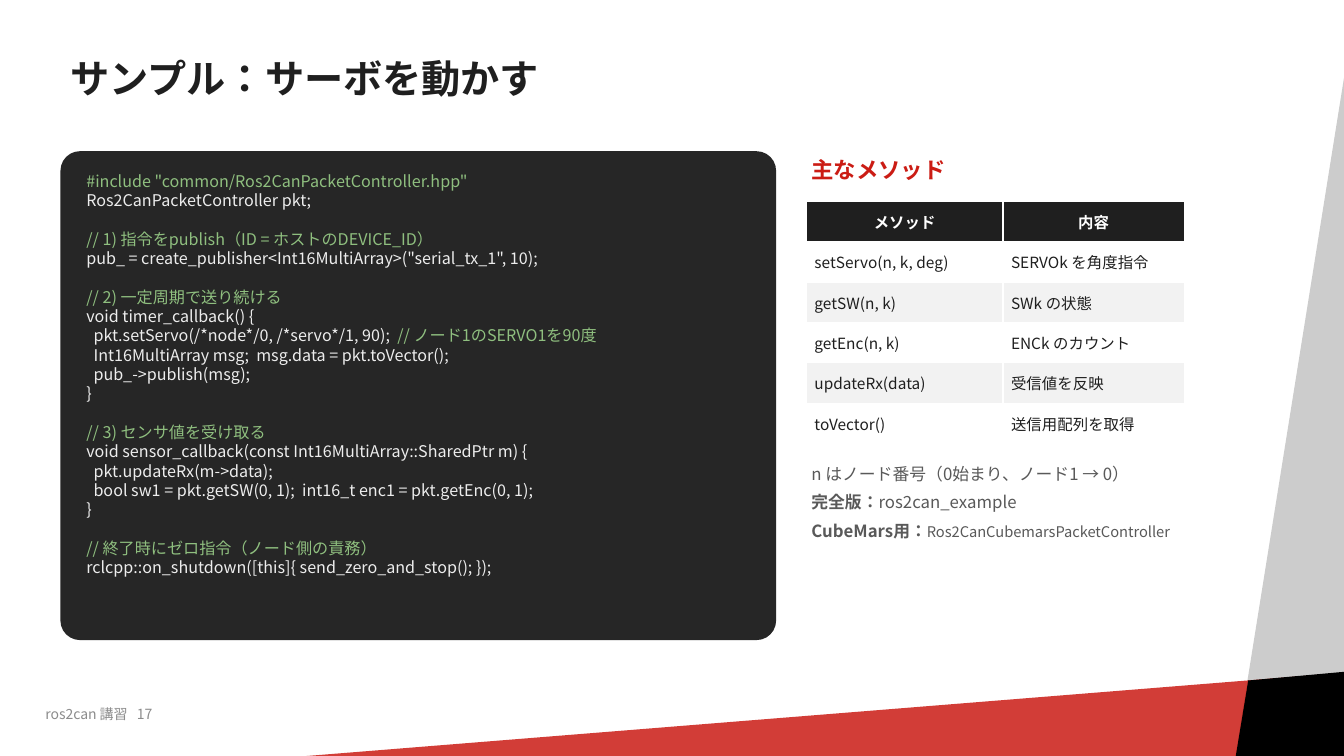
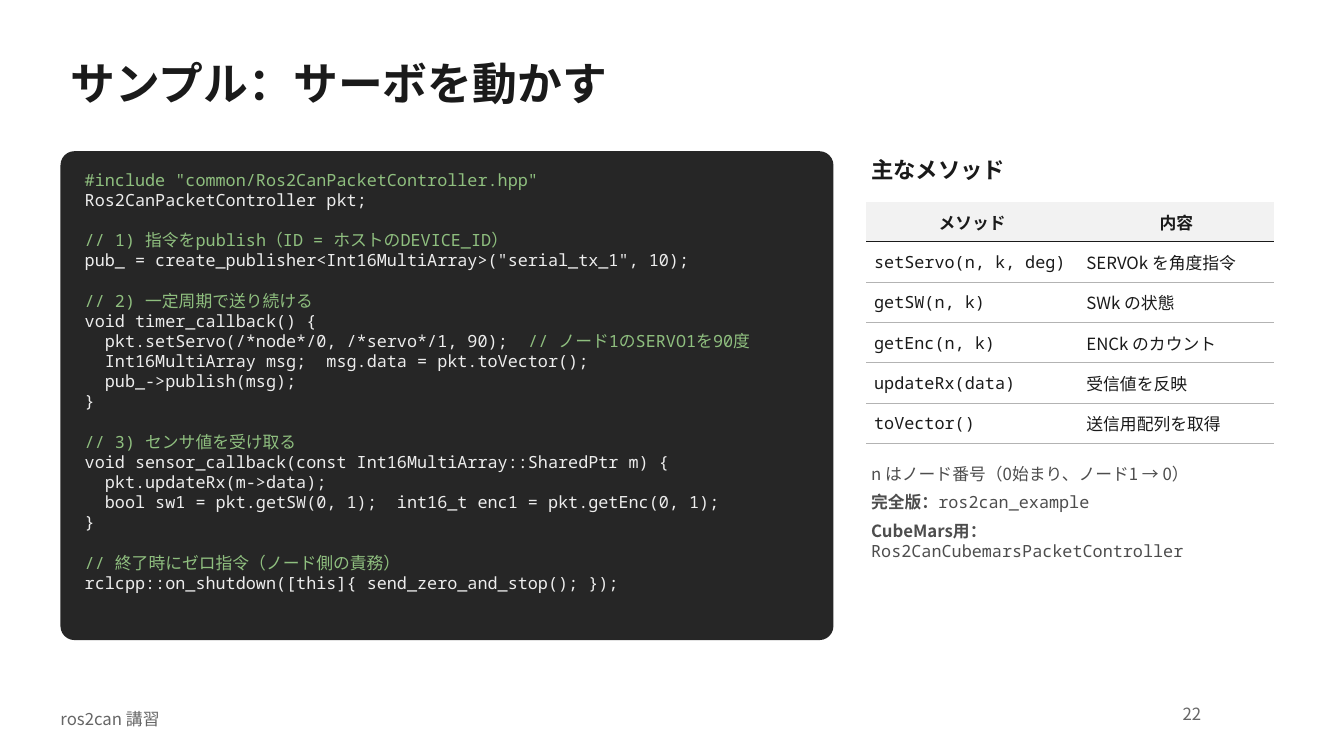
Before and after one commit to RRST-NHK-Project/ros2can, a slide deck: slide 22 of pptx/ros2can講習.pptx (slide 17 before the commit). Drawn at 1344x756 pixels with LibreOffice and Linux fonts; fonts in the diff are those of the drawing; background and template pictures are left out. Boxes give left, top, right and bottom in pixels: in the first picture for what was removed or moved away, otherwise in the second. Text is boxed around its words. In the diff, an @@ line names an element or a change of style, - is before the commit and + after.

```diff
--- a/pptx/ros2can講習.pptx
+++ b/pptx/ros2can講習.pptx
@@ rectangle removed at [1136,18,1344,756] @@
@@ title "サンプル：サーボを動かす" at [71,62,607,104]: size 28 to 32 pt, text colour #1F1F1F to #1A1A1A; line spacing 0.9 to 1 @@
@@ rounded rectangle "#include "common/Ros2CanPacketController.hpp"": place and size @@
-rounded rectangle "#include "common/Ros2CanPacketController.hpp"" at [60,151,776,640]
+rounded rectangle "#include "common/Ros2CanPacketController.hpp"" at [60,151,834,640]
@@ rounded rectangle "#include "common/Ros2CanPacketController.hpp"" at [60,151,834,640]: size 11.5 to 12 pt, font Noto Sans CJK JP to Noto Sans Mono; proportions changed @@
@@ text "主なメソッド": place and size @@
-text "主なメソッド" at [811,159,945,180]
+text "主なメソッド" at [871,159,1005,180]
@@ text "主なメソッド" at [871,159,1005,180]: text colour #CB1C14 to #1A1A1A @@
@@ table at [866,202,1274,444] @@
@@ fill #1F1F1F to #F2F2F2 in row 1 @@
@@ fill #FFFFFF to none in 6 cells @@
@@ fill #F2F2F2 to none in 4 cells @@
@@ size 11 to 12 pt, text colour #1F1F1F to #1A1A1A @@
@@ text colour #FFFFFF to #1A1A1A in "メソッド", "内容" @@
@@ font Noto Sans CJK JP to Noto Sans Mono in "setServo(n, k, deg)", "getSW(n, k)", "getEnc(n, k)", "updateRx(data)" and 1 more places @@
@@ borders changed @@
@@ table: place and size @@
-table at [807,202,1185,444]
+table at [866,202,1274,444]
@@ text "n はノード番号（0始まり、ノード1 → 0）": place and size @@
-text "n はノード番号（0始まり、ノード1 → 0）" at [811,466,1170,539]
+text "n はノード番号（0始まり、ノード1 → 0）" at [871,466,1189,557]
@@ text "n はノード番号（0始まり、ノード1 → 0）" at [871,466,1189,557]: text colour #595959 to #4D4D4D; font Noto Sans CJK JP to Noto Sans Mono in "完全版：ros2can_example", "CubeMars用：Ros2CanCubemarsPacketController"; size 10.5 to 12 pt in "CubeMars用：Ros2CanCubemarsPacketController" @@
@@ rectangle removed at [57,666,1344,756] @@
@@ parallelogram removed at [1218,666,1344,756] @@
@@ text removed at [45,707,153,720] @@
-ros2can 講習 17
@@ text added at [60,711,160,727], 12 pt, text #666666 @@
+ros2can 講習
@@ page number added at [1183,707,1202,720], 12 pt, text #666666 @@
+22
```
Also in this commit, not shown: 22 other slides changed, 12 slides added, 5 other files.
